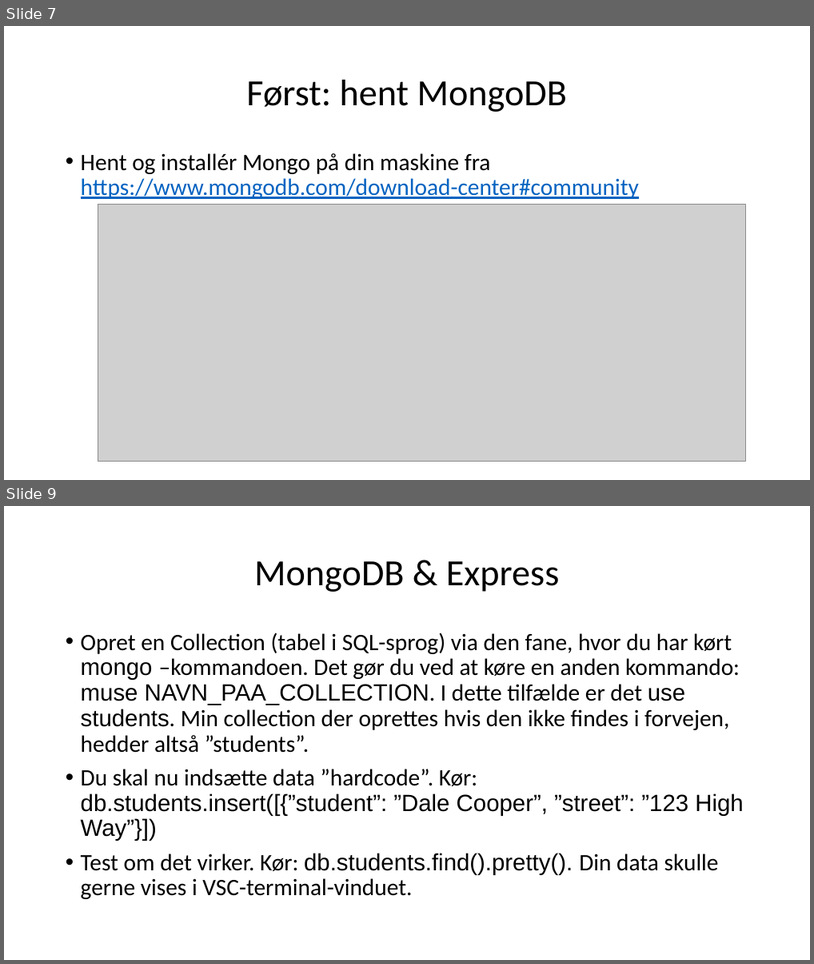
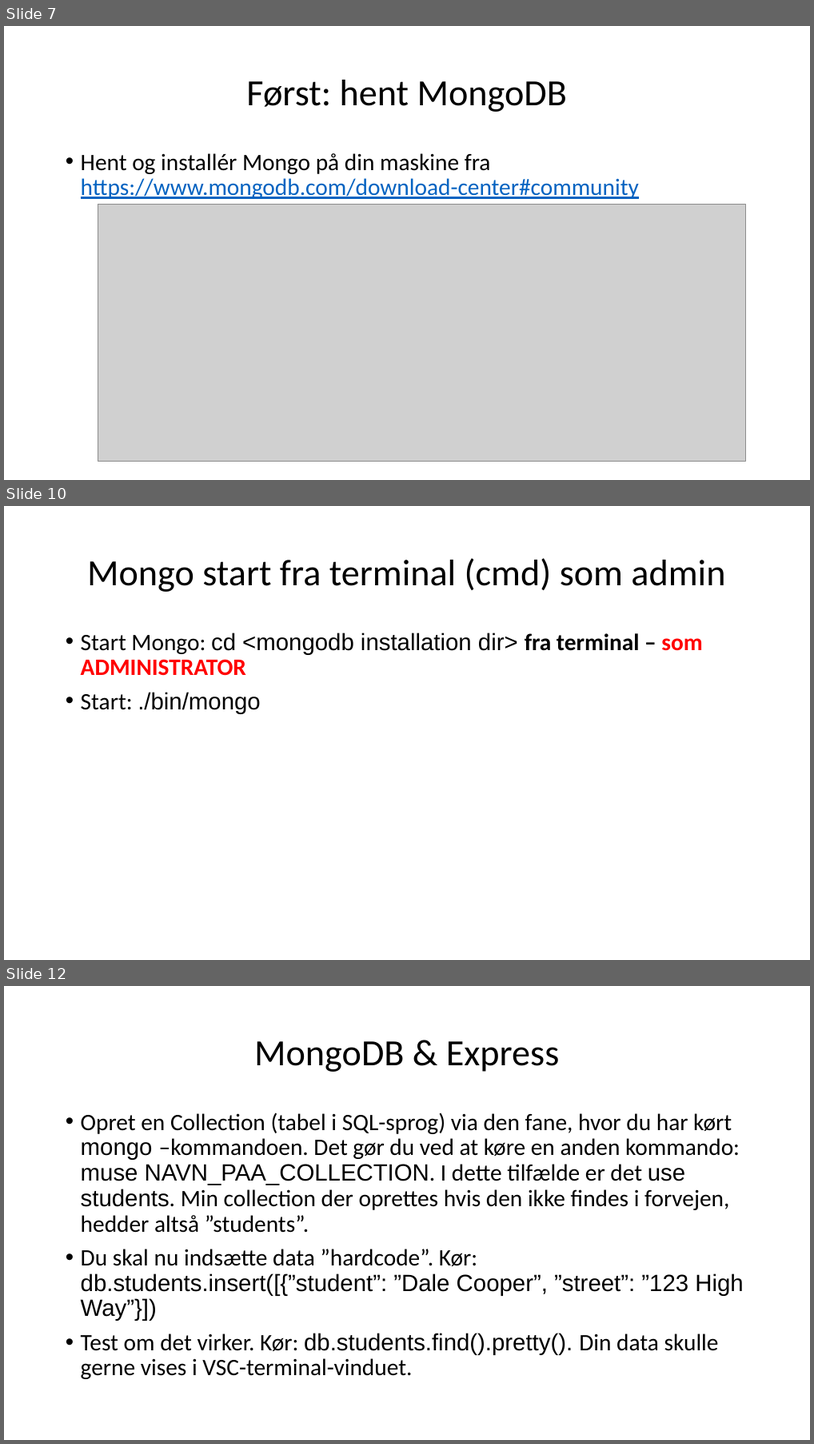
Before and after one commit to svl66/mongodb, a slide deck: MongoDB.pptx. Shown one above the other, each under a label of ours: slides 7 and 9 before the commit, slides 7, 10 and 12 after it; the slides between them are not shown. The pictures are 814x964 and 814x1444 pixels, drawn with LibreOffice and Linux fonts; fonts in the diff are those of the drawing; grey boxes stand for pictures. Boxes give left, top, right and bottom in pixels: in the first picture for what was removed or moved away, otherwise in the second. Text is boxed around its words. In the diff, an @@ line names an element or a change of style, - is before the commit and + after.

```diff
--- a/MongoDB.pptx
+++ b/MongoDB.pptx
@@ slide 10 added at box(4, 506, 810, 960), background #FFFFFF @@
@@ title added at box(87, 558, 726, 592), 44 pt, text #000000 @@
+Mongo start fra terminal (cmd) som admin
@@ text added at box(81, 632, 702, 714), 28 pt, text #000000 @@
+• Start Mongo: cd <mongodb installation dir> fra terminal – som ADMINISTRATOR
+• Start: ./bin/mongo
@@ what was slide 9 is now slide 12 @@
```
Also in this commit, not shown: 1 slide changed, 2 other slides added.
